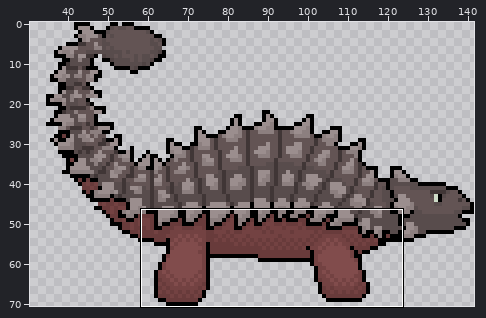
File history of a sprite sheet, Game/ReptileRampage/Assets/Sprites/ankly_smash/anly_smash_4.png. Above, an overview of the earlier version with the close-up marked.
Close-up. Before the commit:
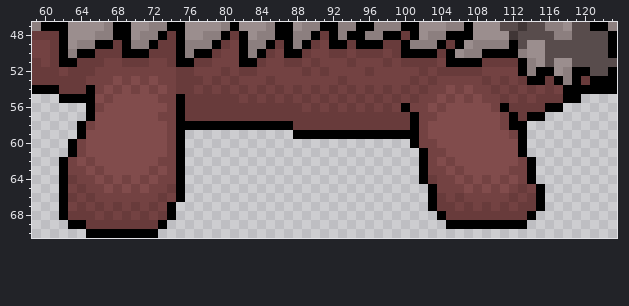
The file is 142x71 pixels. Colours within 5 levels of each other are drawn and written as one. Shown: x 59..123, y 47..70. The wide view leaves out empty margins.
After the commit:
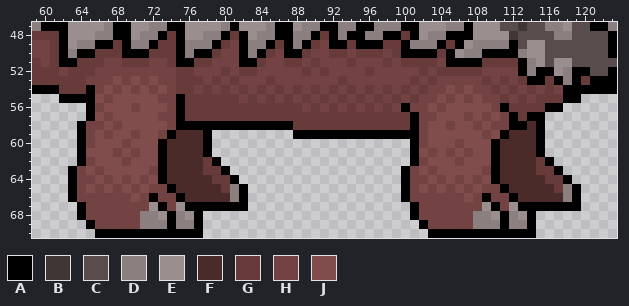
Palette (. is transparent): A #000000  B #403636  C #584c4c  D #8c7f7f  E #9b8e8e  F #4b2a2a  G #683b3b  H #734242  J #814c4c
The edit:
{"y":56,"x":70,"old":"J","new":"H"}
{"y":57,"x":67,"old":"J","new":"H"}
{"y":57,"x":107,"old":"J","new":"H"}
{"y":57,"x":109,"old":"J","new":"H"}
{"y":58,"x":66,"old":"J","new":"H"}
{"y":58,"x":68,"old":"J","new":"H"}
{"y":58,"x":105,"old":"J","new":"H"}
{"y":58,"x":108,"old":"J","new":"H"}
{"y":58,"x":110,"old":"J","new":"H"}
{"y":58,"x":114,"old":"..","new":"FA"}
{"y":59,"x":65,"old":"J","new":"H"}
{"y":59,"x":67,"old":"J","new":"H"}
{"y":59,"x":70,"old":"J","new":"H"}
{"y":59,"x":73,"old":"JHA...","new":"HAFFFA"}
{"y":59,"x":109,"old":"J","new":"H"}
{"y":59,"x":111,"old":"JHA..","new":"AFFFA"}
{"y":60,"x":63,"old":"AHJ","new":".AH"}
{"y":60,"x":69,"old":"J","new":"H"}
{"y":60,"x":73,"old":"JHA...","new":"AFFFFA"}
{"y":60,"x":103,"old":"H","new":"J"}
{"y":60,"x":106,"old":"J","new":"H"}
{"y":60,"x":110,"old":"JJJA..","new":"AFFFFA"}
{"y":61,"x":63,"old":"AH","new":".A"}
{"y":61,"x":68,"old":"J","new":"H"}
{"y":61,"x":70,"old":"J","new":"H"}
{"y":61,"x":73,"old":"JHA...","new":"AFFFFA"}
{"y":61,"x":101,"old":".A","new":"AJ"}
{"y":61,"x":104,"old":"HJ","new":"JH"}
{"y":61,"x":107,"old":"J","new":"H"}
{"y":61,"x":110,"old":"JJJA..","new":"AFFFFA"}
{"y":62,"x":62,"old":"AHJ","new":"..A"}
{"y":62,"x":69,"old":"J","new":"H"}
{"y":62,"x":73,"old":"HHA....","new":"AFFFFGA"}
{"y":62,"x":101,"old":".AH","new":"AHJ"}
{"y":62,"x":105,"old":"HJ","new":"JH"}
{"y":62,"x":110,"old":"JJJHA..","new":"AFFFFGA"}
{"y":63,"x":62,"old":"AH","new":".A"}
{"y":63,"x":73,"old":"JHA.....","new":"AFFFFGGA"}
{"y":63,"x":100,"old":"..A","new":"AHJ"}
{"y":63,"x":104,"old":"H","new":"J"}
{"y":63,"x":106,"old":"H","new":"J"}
{"y":63,"x":109,"old":"JJJHHA...","new":"HAFFFFGGA"}
{"y":64,"x":62,"old":"AG","new":".A"}
{"y":64,"x":73,"old":"HHA......","new":"AFFFFFGGA"}
{"y":64,"x":100,"old":"..AG","new":"AHHJ"}
{"y":64,"x":105,"old":"HJHJHJHJHA....","new":"JHJHJAFFFFFGGA"}
{"y":65,"x":62,"old":"AHGH","new":".AHJ"}
{"y":65,"x":74,"old":"GA.......","new":"AFFFFFGDA"}
{"y":65,"x":100,"old":"...AH","new":"AHJHJ"}
{"y":65,"x":106,"old":"HJHJ","new":"JHJH"}
{"y":65,"x":111,"old":"JHGHA....","new":"AFFFFFGDA"}
{"y":66,"x":62,"old":"AG","new":".A"}
{"y":66,"x":65,"old":"G","new":"H"}
{"y":66,"x":70,"old":"H","new":"J"}
{"y":66,"x":72,"old":"HG","new":"AH"}
{"y":66,"x":76,"old":".......","new":"FFFFFDA"}
{"y":66,"x":100,"old":"...AG","new":"AHHHH"}
{"y":66,"x":106,"old":"GH","new":"HJ"}
{"y":66,"x":109,"old":"H","new":"A"}
{"y":66,"x":112,"old":"GHGA....","new":"AFFFFFDA"}
{"y":67,"x":62,"old":"AHG","new":"..A"}
{"y":67,"x":66,"old":"G","new":"H"}
{"y":67,"x":68,"old":"G","new":"H"}
{"y":67,"x":70,"old":"G","new":"H"}
{"y":67,"x":72,"old":"GHA........","new":"EAHEAAAAAAA"}
{"y":67,"x":101,"old":"..AGG","new":"AHHHH"}
{"y":67,"x":107,"old":"G","new":"H"}
{"y":67,"x":109,"old":"GHGHGG","new":"EAHEAA"}
{"y":67,"x":116,"old":"....","new":"AAAA"}
{"y":68,"x":62,"old":"AGGG","new":"..AH"}
{"y":68,"x":67,"old":"G","new":"H"}
{"y":68,"x":69,"old":"G","new":"H"}
{"y":68,"x":71,"old":"GHG","new":"DDE"}
{"y":68,"x":75,"old":"...","new":"DEA"}
{"y":68,"x":101,"old":"...AGGGGGGGGG","new":"AHHHHHHDDEADE"}
{"y":69,"x":63,"old":"AAGGGGGGGGA....","new":"..AHHHHHDDDADDA"}
{"y":69,"x":102,"old":"...AAAAAA","new":"AHHHHHDDD"}
{"y":69,"x":112,"old":"AA.","new":"DDA"}
{"y":70,"x":65,"old":"A","new":"."}
{"y":70,"x":73,"old":".....","new":"AAAAA"}
{"y":70,"x":103,"old":"............","new":"AAAAAAAAAAAA"}
{"label":"changed","picture_box":[59,103,248,238]}
{"label":"changed","picture_box":[401,112,581,238]}
